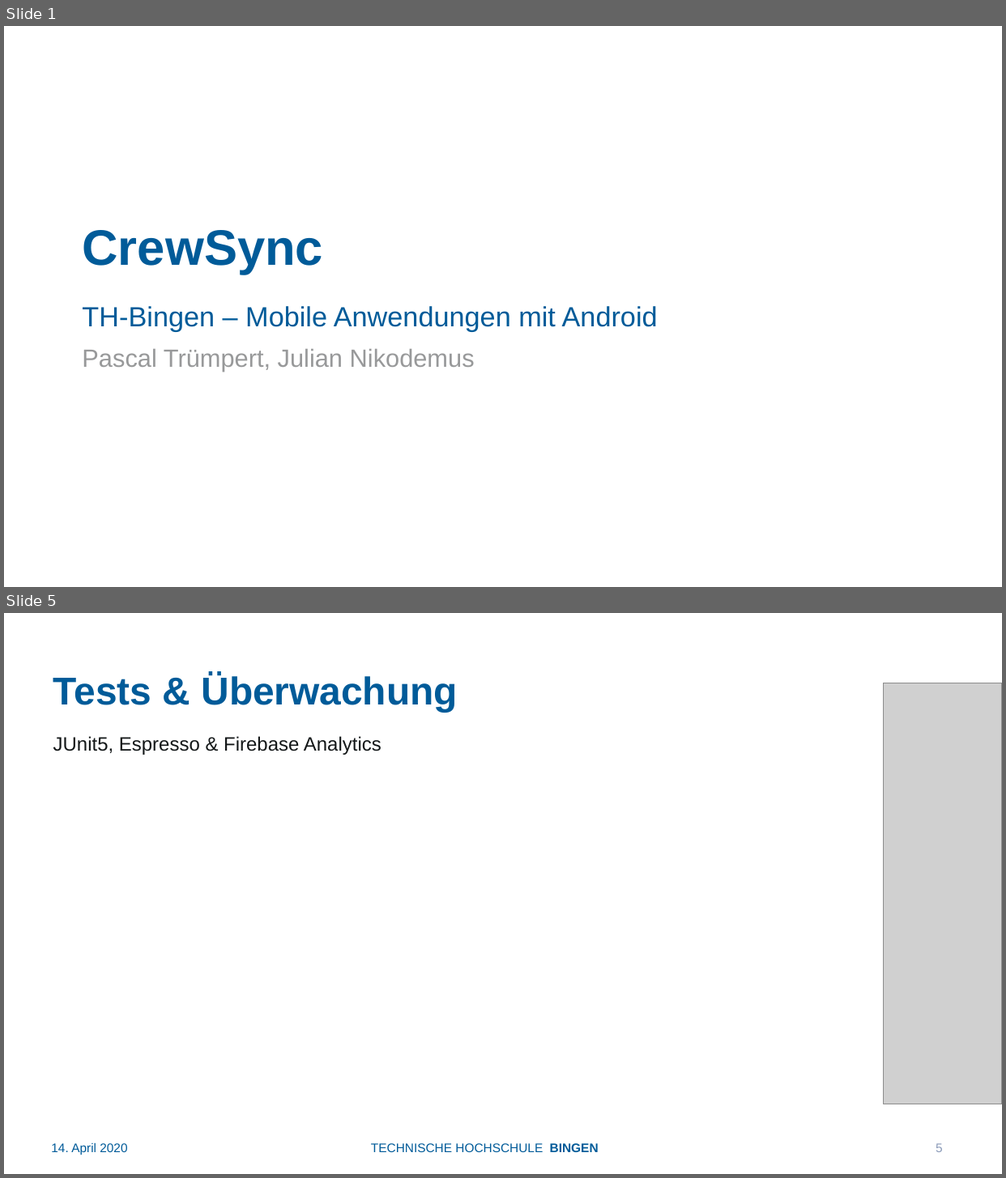
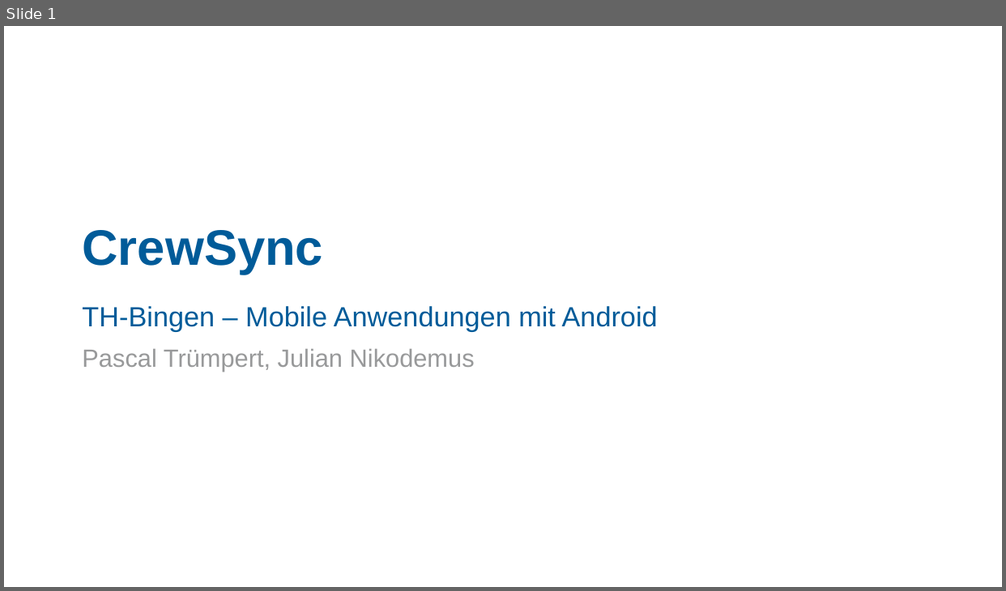
Before and after one commit to jnikodemus/projectearlybird, a slide deck: presentation/PraesentationAndroidWS2019.pptx. Shown one above the other, each under a label of ours: slides 1 and 5 before the commit, slide 1 after it; the slides between them are not shown. The pictures are 1006x1178 and 1006x591 pixels, drawn with LibreOffice and Linux fonts; fonts in the diff are those of the drawing; grey boxes stand for pictures; background and template pictures are left out. Boxes give left, top, right and bottom in pixels: in the first picture for what was removed or moved away, otherwise in the second. Text is boxed around its words. In the diff, an @@ line names an element or a change of style, - is before the commit and + after.

```diff
--- a/presentation/PraesentationAndroidWS2019.pptx
+++ b/presentation/PraesentationAndroidWS2019.pptx
@@ slide 5 removed at <box>4,613,1002,1174</box>, background #FFFFFF @@
@@ text removed at <box>53,674,457,712</box> @@
-Tests & Überwachung
@@ picture removed at <box>883,683,1002,1104</box> @@
@@ text removed at <box>53,736,381,755</box> @@
-JUnit5, Espresso & Firebase Analytics
@@ text removed at <box>51,1143,127,1156</box> @@
-14. April 2020
@@ text removed at <box>371,1144,599,1152</box> @@
-TECHNISCHE HOCHSCHULE BINGEN
@@ page number removed at <box>936,1144,943,1152</box> @@
-5
```
Also in this commit, not shown: 5 slides changed, 1 slide added.
